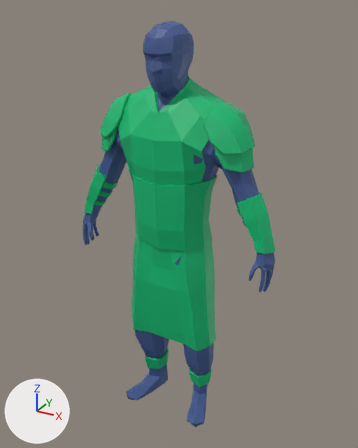
Two versions of the FBX model Assets/Models/Cards Hero/Batyr.fbx, one commit apart.
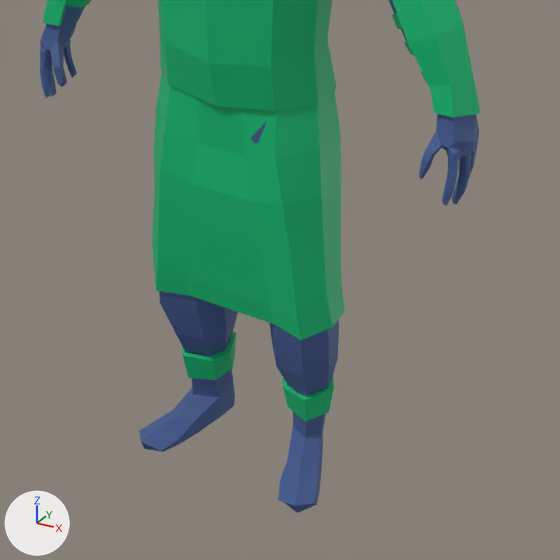
Each version is shown whole from a camera (50 mm lens) standing at (0.0888, -0.1532, 0.1661) and looking at (0.0041, 0.0007, 0.0892), then close up on the part from 18% to 87% of the width and 45% to 100% of the height. The lights are fixed; the arrows at lower left show +X, +Y and +Z. Where no turn or scale is listed for an object, it has been applied to the vertices.

In view in the first close-up: 'BatyrArmArmor', 'BatyrBody', 'BatyrBottm', 'BatyrLegArmor', 'BatyrMidBelt'.
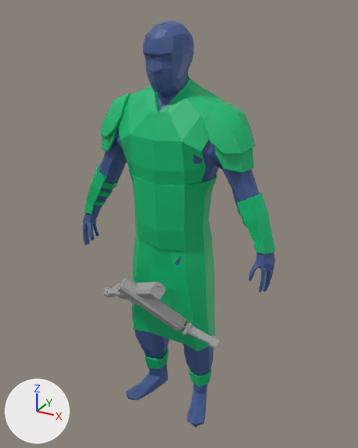
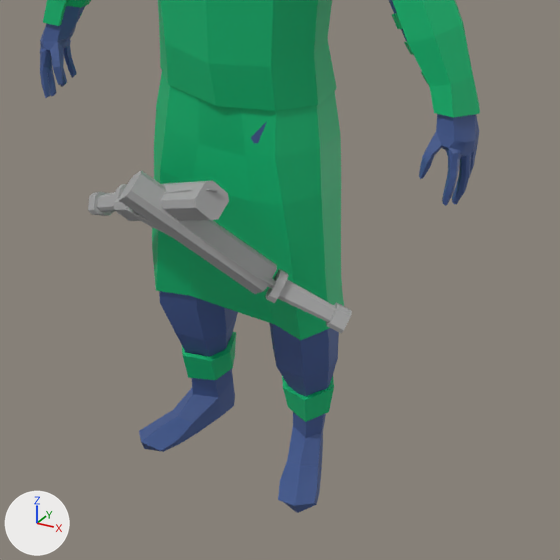
Where the newer file only moved an object's origin or applied its transform, the numbers keep the older frame.

The change, as JSON lines over the scene's bpy script:
```json
{"op": "add", "block": "mat_standardsurface1", "code": ["mat_standardsurface1 = principled_material('standardSurface1')", "mat_standardsurface1.base_color = (0.4, 0.4, 0.4)  # grey #aaaaaa"]}
{"op": "add", "block": "me_mesh_012", "code": ["me_mesh_012 = bpy.data.meshes.new('Mesh.012')", "me_mesh_012.from_pydata(...)  # 32 vertices, 30 faces; spans x -0.0132..0.0132, y -0.0079..0.0079, z -0.0091..0.0091", "me_mesh_012.materials.append(mat_standardsurface1)  # grey #aaaaaa"]}
{"op": "add", "block": "me_mesh_011", "code": ["me_mesh_011 = bpy.data.meshes.new('Mesh.011')", "me_mesh_011.from_pydata(...)  # 32 vertices, 30 faces; spans x -0.0119..0.0119, y -0.0076..0.0076, z -0.0112..0.0112", "me_mesh_011.materials.append(mat_standardsurface1)  # grey #aaaaaa"]}
{"op": "add", "block": "me_mesh_010", "code": ["me_mesh_010 = bpy.data.meshes.new('Mesh.010')", "me_mesh_010.from_pydata(...)  # 96 vertices, 96 faces; spans x -0.0011..0.0346, y -0.015..0.0021, z -0.0019..0.0207", "me_mesh_010.materials.append(mat_standardsurface1)  # grey #aaaaaa"]}
{"op": "add", "block": "me_mesh_009", "code": ["me_mesh_009 = bpy.data.meshes.new('Mesh.009')", "me_mesh_009.from_pydata(...)  # 96 vertices, 96 faces; spans x -0.0367..0.0009, y -0.0125..0.0022, z -0.002..0.0185", "me_mesh_009.materials.append(mat_standardsurface1)  # grey #aaaaaa"]}
{"op": "add", "block": "ob_pcube3", "code": ["ob_pcube3 = bpy.data.objects.new('pCube3', me_mesh_012)", "ob_pcube3.location = (-0.0031, -0.0178, 0.067)"]}
{"op": "add", "block": "ob_pcube1", "code": ["ob_pcube1 = bpy.data.objects.new('pCube1', me_mesh_011)", "ob_pcube1.location = (0.0024, -0.0172, 0.0622)"]}
{"op": "add", "block": "ob_pcube2_001", "code": ["ob_pcube2_001 = bpy.data.objects.new('pCube2.001', me_mesh_010)", "ob_pcube2_001.location = (-0.0255, -0.0081, 0.0547)"]}
{"op": "add", "block": "ob_pcube2", "code": ["ob_pcube2 = bpy.data.objects.new('pCube2', me_mesh_009)", "ob_pcube2.location = (0.0263, -0.0091, 0.0474)"]}
```

Changed parts and their boxes [x1, y1, x2, y2] in the close-ups (560 x 560 px):
```json
{"object": "pCube1", "change": "added", "after": [119, 170, 277, 294]}
{"object": "pCube3", "change": "added", "after": [114, 181, 229, 221]}
{"object": "pCube2", "change": "added", "after": [124, 207, 352, 333]}
{"object": "pCube2.001", "change": "added", "after": [88, 184, 218, 216]}
```
